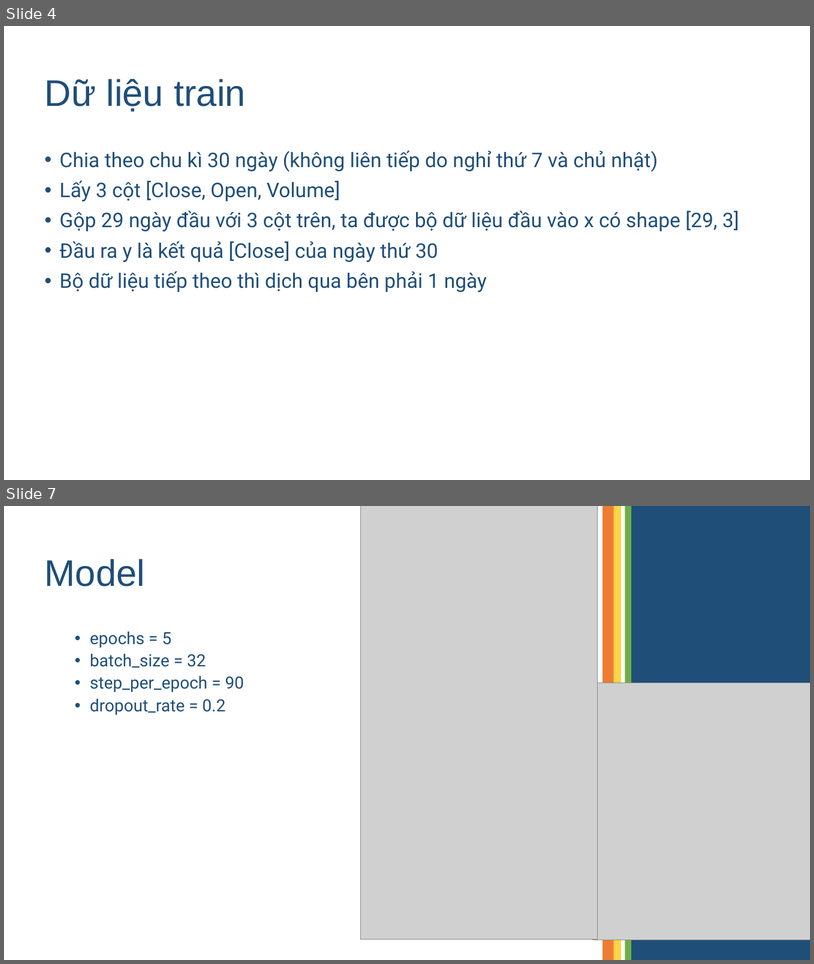
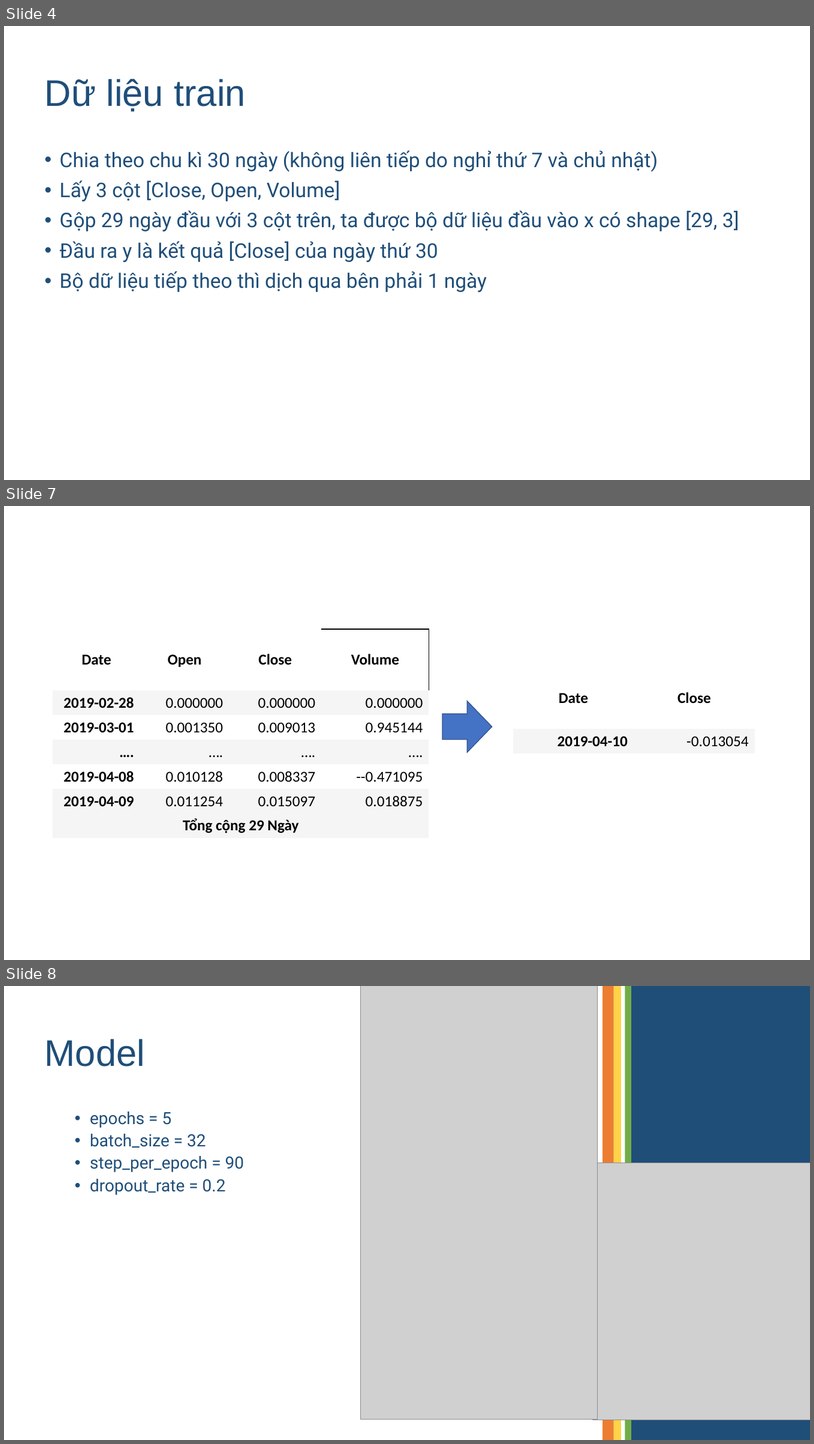
Before and after one commit to izzeroone/gold-prediction, a slide deck: slide.pptx. Shown one above the other, each under a label of ours: slides 4 and 7 before the commit, slides 4, 7 and 8 after it; the slides between them are not shown. The pictures are 814x964 and 814x1444 pixels, drawn with LibreOffice and Linux fonts; fonts in the diff are those of the drawing; grey boxes stand for pictures. Boxes give left, top, right and bottom in pixels: in the first picture for what was removed or moved away, otherwise in the second. Text is boxed around its words. In the diff, an @@ line names an element or a change of style, - is before the commit and + after.

```diff
--- a/slide.pptx
+++ b/slide.pptx
@@ slide 7 added at [4,506,810,960], background #FFFFFF @@
@@ table added at [53,629,429,835], 7 rows, 4 columns @@
+Date | Open | Close | Volume
+2019-02-28 | 0.000000 | 0.000000 | 0.000000
+2019-03-01 | 0.001350 | 0.009013 | 0.945144
+…. | …. | …. | ….
+2019-04-08 | 0.010128 | 0.008337 | --0.471095
+2019-04-09 | 0.011254 | 0.015097 | 0.018875
+Tổng cộng 29 Ngày |  |  | 
@@ table added at [513,667,755,752], 2 rows, 2 columns @@
+Date | Close
+2019-04-10 | -0.013054
@@ right arrow added at [443,701,492,752], fill #4472C4, outline #325491 1 pt @@
@@ what was slide 7 is now slide 8 @@
```
Also in this commit, not shown: 5 slides changed, 9 other files.
